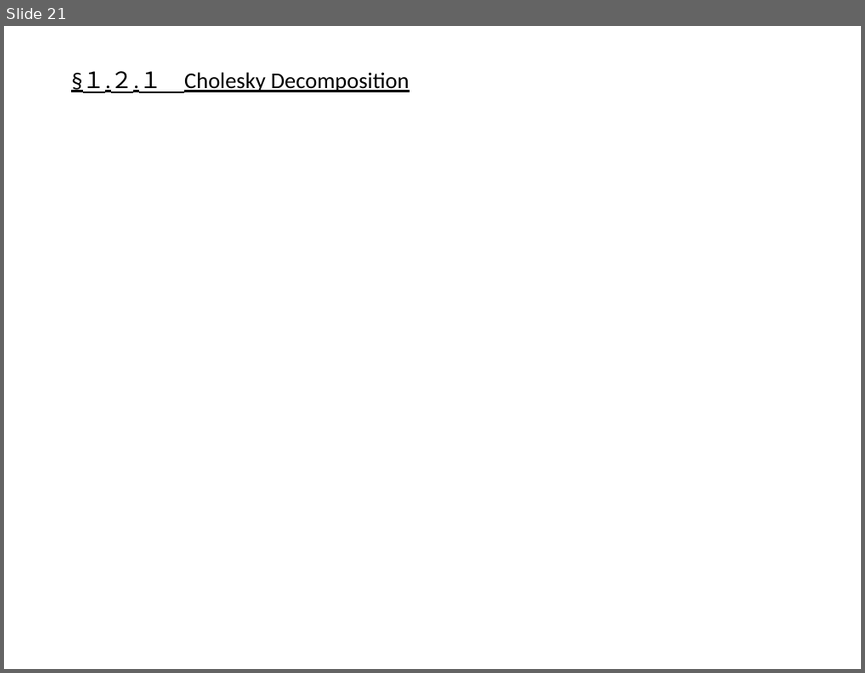
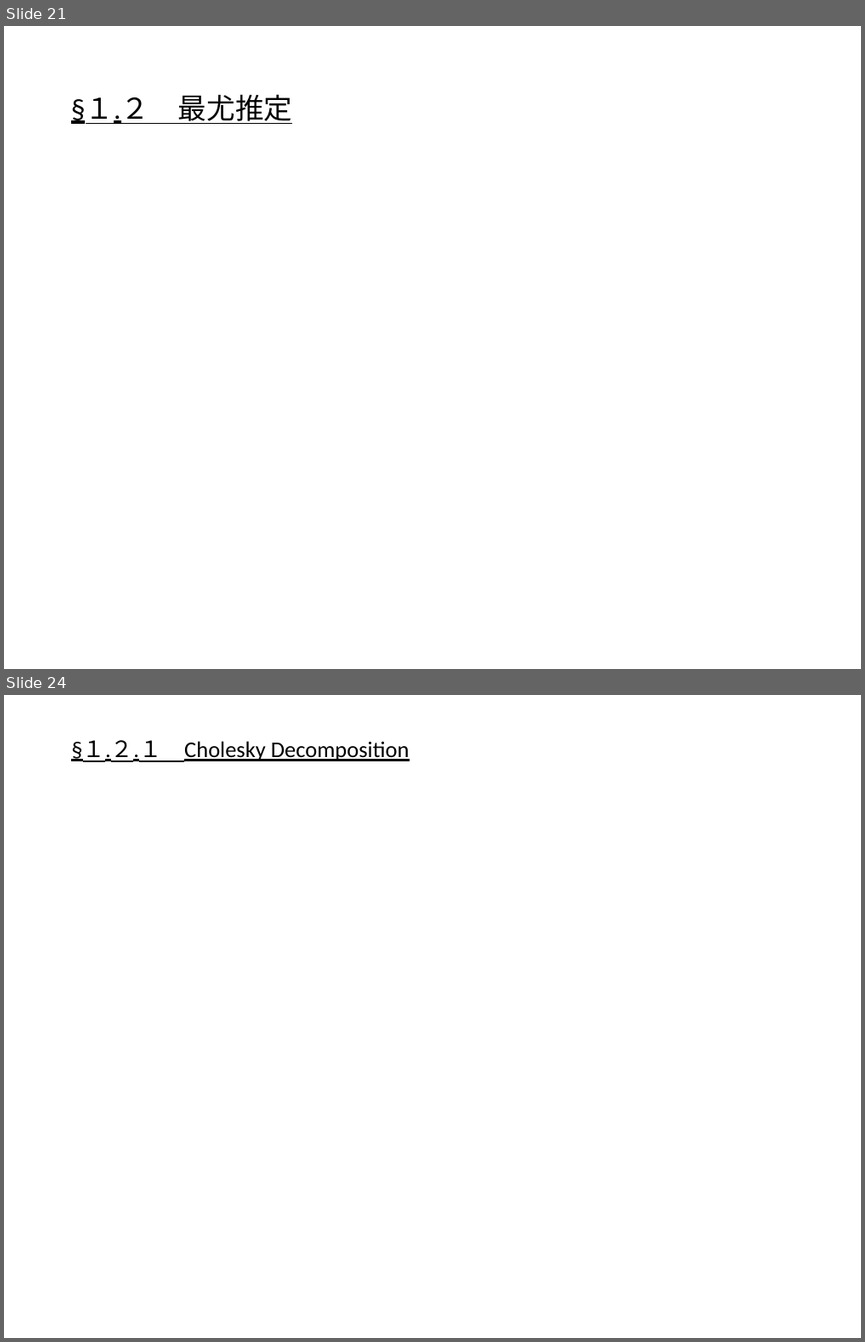
Before and after one commit to outk/graduate_thesis, a slide deck: 量子状態トモグラフィー.pptx. Shown one above the other, each under a label of ours: slide 21 before the commit, slides 21 and 24 after it; the slides between them are not shown. The pictures are 865x673 and 865x1342 pixels, drawn with LibreOffice and Linux fonts; fonts in the diff are those of the drawing; grey boxes stand for pictures. Boxes give left, top, right and bottom in pixels: in the first picture for what was removed or moved away, otherwise in the second. Text is boxed around its words. In the diff, an @@ line names an element or a change of style, - is before the commit and + after.

```diff
--- a/量子状態トモグラフィー.pptx
+++ b/量子状態トモグラフィー.pptx
@@ slide 21 added at <box>4,26,861,669</box>, background #FFFFFF @@
@@ text added at <box>71,94,292,124</box>, 24 pt, text #000000, underline @@
+§１.２ 最尤推定
@@ what was slide 21 is now slide 24 @@
```
Also in this commit, not shown: 12 slides changed, 6 other slides added, 2 slides removed.
